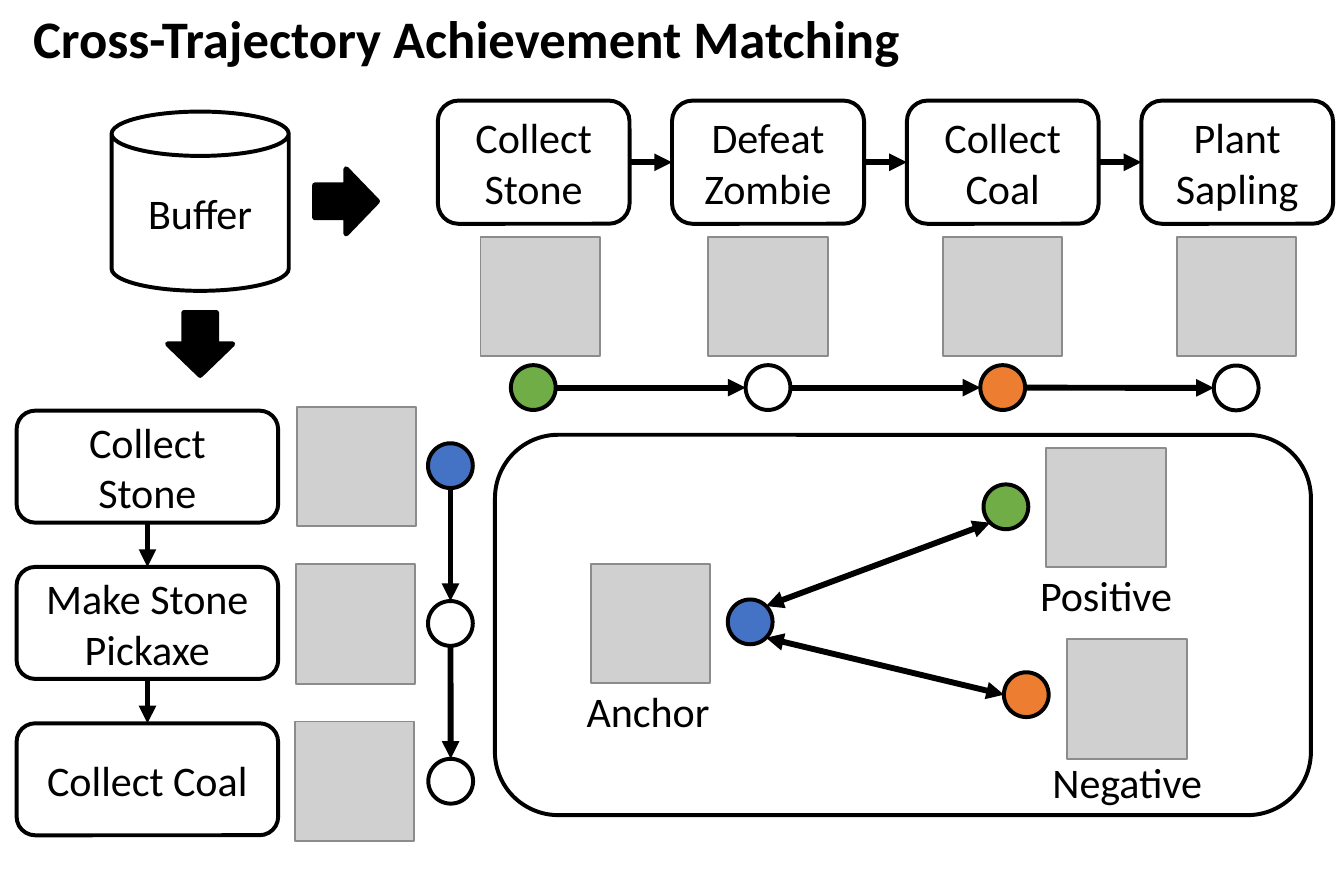
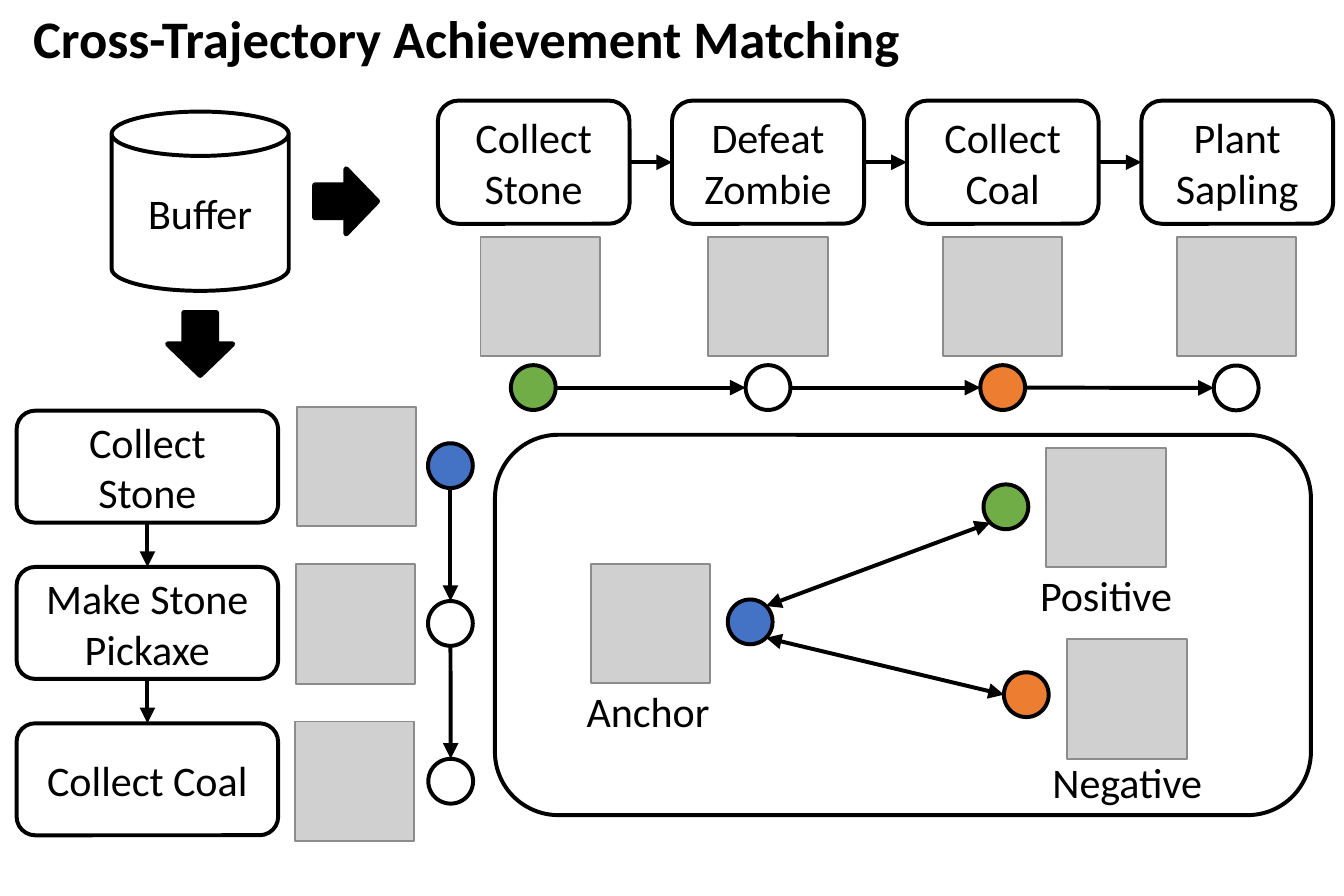
Before and after one commit to symoon11/symoon11.github.io, a slide deck: slide 10 of images/moon23neurips.pptx. Drawn at 1344x896 pixels with LibreOffice and Linux fonts; fonts in the diff are those of the drawing; grey boxes stand for pictures. Boxes give left, top, right and bottom in pixels: in the first picture for what was removed or moved away, otherwise in the second. Text is boxed around its words. In the diff, an @@ line names an element or a change of style, - is before the commit and + after.

```diff
--- a/images/moon23neurips.pptx
+++ b/images/moon23neurips.pptx
@@ arrow (629, 163) - (671, 163): stroke #000000 2.25 pt to #000000 1.5 pt @@
@@ arrow (1098, 163) - (1141, 163): stroke #000000 2.25 pt to #000000 1.5 pt @@
@@ arrow (555, 387) - (745, 387): stroke #000000 2.25 pt to #000000 1.5 pt @@
@@ arrow (790, 387) - (980, 387): stroke #000000 2.25 pt to #000000 1.5 pt @@
@@ arrow (1026, 387) - (1213, 389): stroke #000000 2.25 pt to #000000 1.5 pt @@
@@ arrow (451, 487) - (451, 601): stroke #000000 2.25 pt to #000000 1.5 pt @@
@@ arrow (148, 523) - (148, 567): stroke #000000 2.25 pt to #000000 1.5 pt @@
@@ double arrow (990, 523) - (766, 607): stroke #000000 2.25 pt to #000000 1.5 pt @@
@@ arrow (451, 646) - (451, 758): stroke #000000 2.25 pt to #000000 1.5 pt @@
@@ double arrow (766, 637) - (1003, 694): stroke #000000 2.25 pt to #000000 1.5 pt @@
@@ arrow (148, 679) - (148, 722): stroke #000000 2.25 pt to #000000 1.5 pt @@
```
Also in this commit, not shown: 10 other slides changed, 8 other files.
